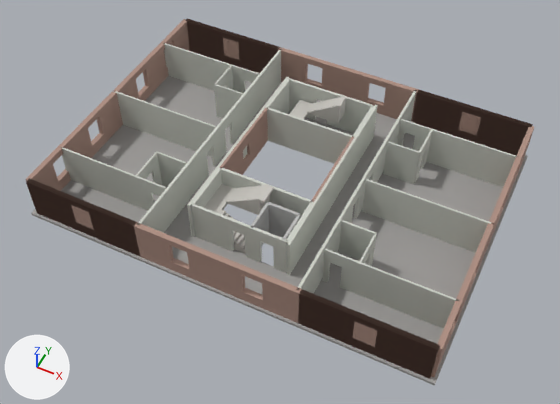
Two versions of the glTF model game/assets/building/floor_02.glb, one commit apart.
Camera for both pictures: a 50 mm lens placed at (15.8, -32.8, 42.0), pointed at (0.3, -1.7, 3.2). The lights are fixed; the arrows at lower left show +X, +Y and +Z. The first picture is the older version. Objects named as collision shapes, trigger or cutter boxes, shadow casters or lower levels of detail are left out. Vertices at exactly the same position are counted once.

In view in the first picture: 'F02_slabs-col', 'F02_stairs', 'F02_walls-col', 'F02_walls_brick-col', 'F02_walls_conc-col'.
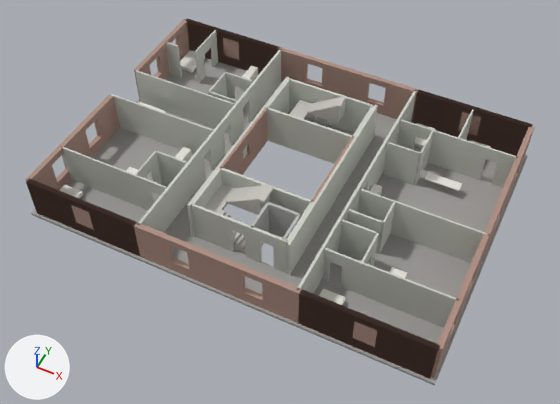
Changed parts and their boxes [x1, y1, x2, y2] in the pictures (560 x 404 px; the box of a moved part takes in the faces that stretch with it):
'F02_walls-col', reshaped: before [61, 43, 519, 329]; after [62, 29, 517, 328]
'F02_furniture-col', added: after [59, 50, 491, 305]
part 1 of me_f02_walls_brick_col, moved or reshaped: before [25, 91, 123, 191]; after [25, 95, 120, 190]
part 2 of me_f02_walls_brick_col, moved or reshaped: before [160, 19, 190, 76]; after [166, 19, 190, 60]
part 3 of me_f02_walls_brick_col, moved or reshaped: before [131, 44, 168, 101]; after [145, 38, 170, 80]
part 4 of me_f02_walls_brick_col, moved or reshaped: before [113, 73, 139, 99]; after [134, 59, 151, 101]
part 5 of me_f02_walls_col, moved or reshaped: before [115, 91, 216, 157]; after [112, 94, 213, 160]
part 6 of me_f02_walls_col, moved or reshaped: before [362, 179, 492, 253]; after [135, 70, 234, 134]
part 7 of me_f02_walls_col, added: after [358, 189, 487, 263]
part 8 of me_f02_walls_col, added: after [195, 29, 218, 83]
part 9 of me_f02_walls_col, moved or reshaped: before [215, 84, 243, 118]; after [208, 91, 237, 104]
part 10 of me_f02_walls_col, added: after [458, 108, 474, 140]
part 11 of me_f02_walls_col, added: after [378, 202, 395, 253]
part 12 of me_f02_walls_col, added: after [225, 72, 253, 111]
part 13 of me_f02_walls_col, added: after [347, 209, 382, 253]
part 14 of me_f02_walls_col, moved or reshaped: before [136, 43, 281, 233]; after [135, 42, 281, 233]
part 15 of me_f02_walls_col, moved or reshaped: before [298, 90, 519, 294]; after [297, 119, 517, 294]

The edits, one by one:
Material 'M_trim' (mat_m_trim) is new.
Its base color is (0.85, 0.83, 0.77) (white #edebe3).
Its roughness is 0.45.
me_f02_walls_brick_col has 368 vertices, 784 faces and spans x -13.8..13.8, y -9.8..9.8, z 3.2..6.2.
me_f02_walls_brick_col is used by ob_f02_walls_brick_col; location (0.0, 0.0, 0.0).
me_f02_walls_brick_col part 1: the loose piece of 40 vertices spanning x -13.8..-13.5, y -9.6..-0.1, z 3.2..6.2 is scaled about its middle by (1, 0.961, 1), then moved by (0.0, -0.2, 0.0).
me_f02_walls_brick_col part 2: all 16 vertices in x -13.8..-13.5, y 6.1..7.4, z 3.2..6.2 are moved by (0.0, 0.8, 0.0).
me_f02_walls_brick_col part 3: all 16 vertices in x -13.8..-13.5, y 2.3..3.6, z 3.2..6.2 are moved by (0.0, 1.8, 0.0).
me_f02_walls_brick_col part 4: all 4 vertices in x -13.8..-13.5, y 0.1, z 3.2..6.2 are moved by (0.0, 2.6, 0.0).
me_f02_walls_col is used by ob_f02_walls_col; location (0.0, 0.0, 0.0).
me_f02_walls_col had 388 vertices, 672 faces and spanned x -13.6..13.6, y -9.6..9.6, z 3.2..6.2.
me_f02_walls_col now has 460 vertices, 792 faces and spans x -13.6..13.6, y -9.6..9.6, z 3.2..6.2.
me_f02_walls_col part 5: the loose piece of 8 vertices spanning x -13.6..-5.5, y -0.1..0.1, z 3.2..6.2 is moved by (0.0, -0.4, 0.0).
me_f02_walls_col part 6: the loose piece of 8 vertices spanning x 5.5..13.6, y -0.1..0.1, z 3.2..6.2 is moved by (-19.2, 2.6, 0.0).
me_f02_walls_col part 7: a new loose piece, a box spanning x 5.51..13.65, y -1.0..-0.88, z 3.2..6.22, in mat_m_plaster (light grey #ced1c8).
me_f02_walls_col part 8: the loose piece of 20 vertices spanning x -7.8..-7.7, y 3.8..6.2, z 3.2..6.2 is copied, and the copy is scaled about its middle by (1, 1.34, 1), then moved by (-3.2, 3.0, 0.0); it spans x -11.0..-10.8, y 6.5..9.6, z 3.2..6.2.
me_f02_walls_col part 9: the loose piece of 8 vertices spanning x -7.7..-5.5, y 3.8..3.9, z 3.2..6.2 is moved by (0.0, -0.9, 0.0).
me_f02_walls_col part 10: a new loose piece, a box spanning x 9.52..9.64, y 6.25..9.65, z 3.2..6.22, in mat_m_plaster (light grey #ced1c8).
me_f02_walls_col part 11: a new loose piece, a box spanning x 7.75..7.87, y -2.84..-1.0, z 3.2..6.22, in mat_m_plaster (light grey #ced1c8).
me_f02_walls_col part 12: a new loose piece of 20 vertices spanning x -7.7..-5.5, y 5.3..5.4, z 3.2..6.2, in mat_m_plaster (light grey #ced1c8).
me_f02_walls_col part 13: a new loose piece of 20 vertices spanning x 5.5..7.7, y -2.9..-2.8, z 3.2..6.2, in mat_m_plaster (light grey #ced1c8).
me_f02_walls_col part 14: 33 vertices moved from x -13.6..-5.2, y -3.8..6.4, z 3.2..6.2 to x -13.6..-5.2, y -3.8..6.6, z 3.2..6.2; 47 vertices removed from x -13.6..-5.2, y -6.2..6.4, z 3.2..6.2; 35 vertices added at x -13.6..-5.2, y -6.2..6.6, z 3.2..6.2.
me_f02_walls_col part 15: 9 vertices moved from x 5.2..6.7, y -3.8..6.4, z 3.2..6.2 to x 5.2..7.5, y -3.8..6.3, z 3.2..6.2; 52 vertices removed from x 5.2..13.6, y -6.2..6.4, z 3.2..6.2; 52 vertices added at x 5.2..13.6, y -6.2..6.3, z 3.2..6.2.
Mesh me_f02_furniture_col is new.
It has 144 vertices, 216 faces and spans x -13.3..11.4, y -9.2..9.2, z 3.2..4.8.
It uses material mat_m_trim (white #edebe3).
Object 'F02_furniture-col' (ob_f02_furniture_col) is new; it shows me_f02_furniture_col.
Its location is (0.0, 0.0, 0.0).
